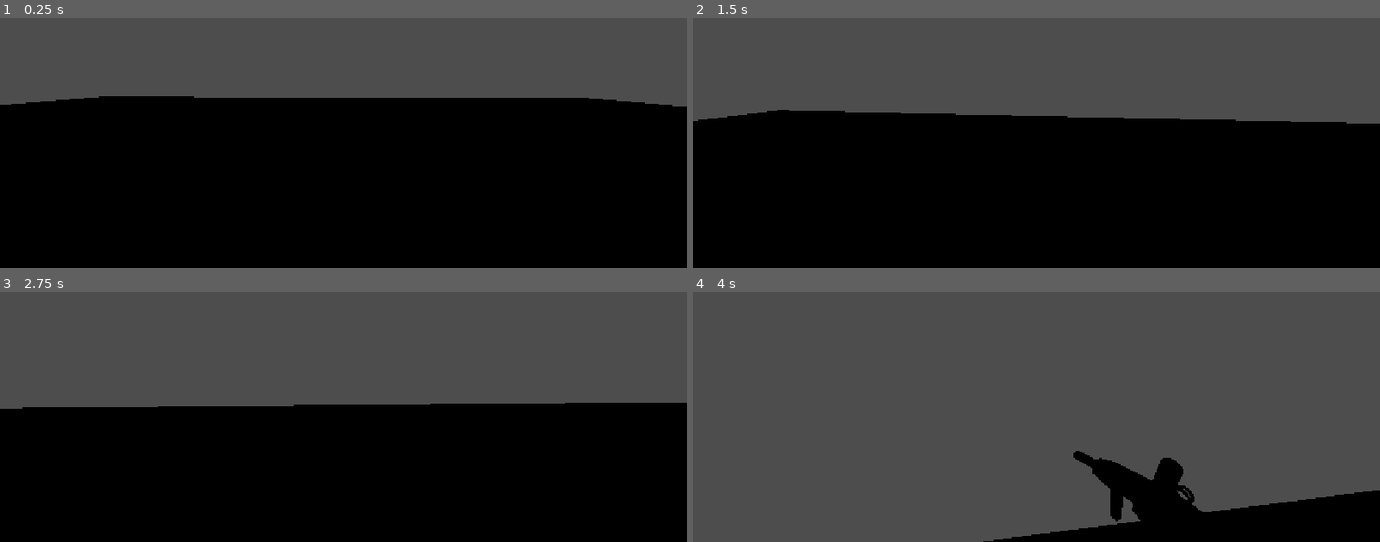
Above: before the commit, frames 1-4 (two rows, left to right).
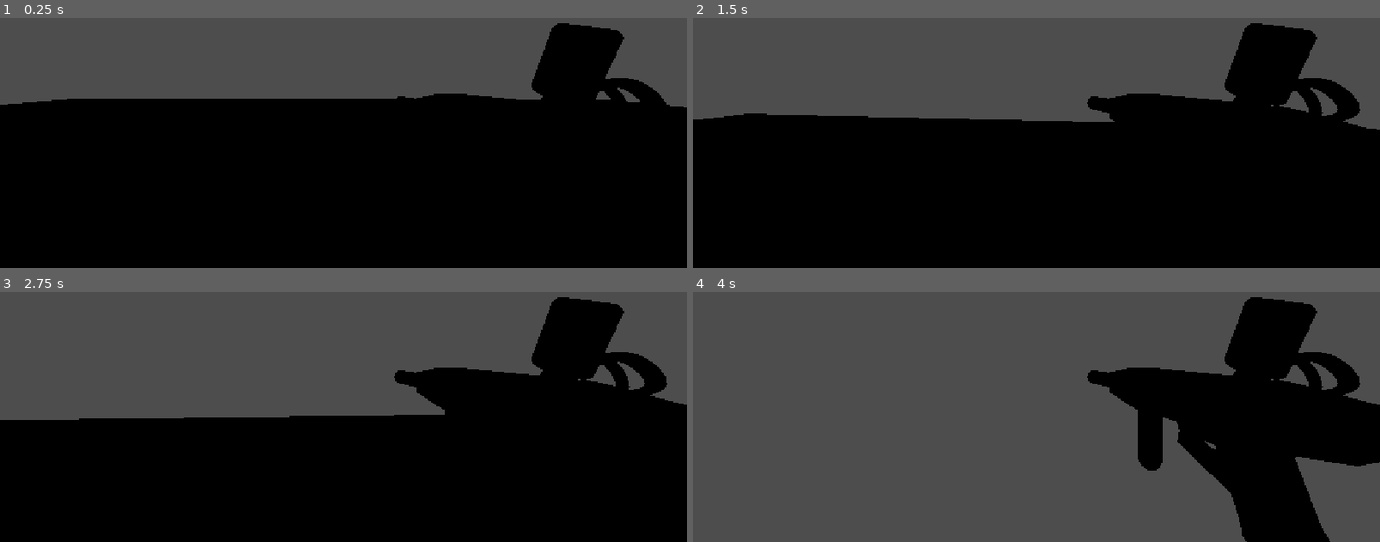
Above: after the commit, the same moments.

Repository: hazekekec52-sudo/-MuseumSpil
Game: Godot game, scene res://node_3d.tscn
Two runs of this game, one before a commit and one after it. Both use one fixed random seed, a clock stepped at 60 frames per second and the inputs below.
Inputs (mouse positions are in pixels of both pictures, inside the frame that each line leads up to):
- Up to frame 1 (0.25 s): no input
- Up to frame 2 (1.5 s): tap Enter at 0.5 s; move the mouse to (1070, 73) at 0.52 s; hold W from 0.53 s (still down); click (1070, 73) at 0.67 s; tap Space at 0.77 s; move the mouse to (1002, 75) at 1.27 s
- Up to frame 3 (2.75 s): keep holding W; tap Space at 1.52 s; move the mouse to (357, 342) at 2.02 s
- Up to frame 4 (4 s): keep holding W; move the mouse to (1029, 354) at 2.77 s; click (1029, 354) at 2.92 s; tap Space at 3.02, 3.77 s; move the mouse to (1084, 354) at 3.52 s

The runs differ from the first frame. In frame 1, 4.0% of the frame differs, in the area x 1-100%, y 2-36%; in frame 2, 7.6%; in frame 3, 11%; in frame 4, 25%, in the area x 42-100%, y 2-100%.

Commit message:
Add files via upload

Diff:
--- a/storm-p/storm-p/Spiller.tscn
+++ b/storm-p/storm-p/Spiller.tscn
@@ -1,4 +1,7 @@
 [gd_scene format=3 uid="uid://bwnhnqadmab3s"]
+
+[ext_resource type="Texture2D" uid="uid://cqwrx18sal3x3" path="res://våben.png" id="1_petdw"]
+[ext_resource type="ArrayMesh" uid="uid://co4a0rfn5v7lo" path="res://malerpistolos.obj" id="2_u7gbl"]
 
 [sub_resource type="GDScript" id="GDScript_w6gvy"]
 script/source = "
@@ -87,6 +90,9 @@
 [sub_resource type="ConvexPolygonShape3D" id="ConvexPolygonShape3D_nindv"]
 points = PackedVector3Array(-0.12520654, -0.532801, -0.4805069, 0.022783129, 0.4760704, 0.49888408, 0.16971254, 0.55914 …(1084 unchanged characters)…
 
+[sub_resource type="StandardMaterial3D" id="StandardMaterial3D_petdw"]
+albedo_texture = ExtResource("1_petdw")
+
 [node name="Player" type="CharacterBody3D" unique_id=567520607]
 script = SubResource("GDScript_w6gvy")
 
@@ -100,3 +106,8 @@
 
 [node name="Camera3D" type="Camera3D" parent="." unique_id=1828959719]
 transform = Transform3D(1, 0, 0, 0, 1, 0, 0, 0, 1, 0, 1.6356637, -0.40668952)
+
+[node name="Malerpistolos" type="MeshInstance3D" parent="Camera3D" unique_id=1096498231]
+transform = Transform3D(-0.41788083, 0, -0.120833, 0, 0.435, 0, 0.120833, 0, -0.41788083, 0.724, -1.6206638, -0.5323105)
+material_override = SubResource("StandardMaterial3D_petdw")
+mesh = ExtResource("2_u7gbl")
--- a/storm-p/storm-p/node_3d.tscn
+++ b/storm-p/storm-p/node_3d.tscn
@@ -1,7 +1,5 @@
 [gd_scene format=3 uid="uid://dpocvvabd3tc3"]
 
-[ext_resource type="Texture2D" uid="uid://cqwrx18sal3x3" path="res://våben.png" id="1_noarx"]
-[ext_resource type="ArrayMesh" uid="uid://co4a0rfn5v7lo" path="res://malerpistolos.obj" id="2_a0tk4"]
 [ext_resource type="PackedScene" uid="uid://bwnhnqadmab3s" path="res://Spiller.tscn" id="3_a0tk4"]
 
 [sub_resource type="PlaneMesh" id="PlaneMesh_7vx3n"]
@@ -11,23 +9,6 @@
 
 [sub_resource type="ConcavePolygonShape3D" id="ConcavePolygonShape3D_a0tk4"]
 data = PackedVector3Array(1, 0, 1, -1, 0, 1, 1, 0, -1, -1, 0, 1, -1, 0, -1, 1, 0, -1)
-
-[sub_resource type="StandardMaterial3D" id="StandardMaterial3D_jka67"]
-albedo_texture = ExtResource("1_noarx")
-
-[sub_resource type="GDScript" id="GDScript_w6gvy"]
-script/source = "extends MeshInstance3D
-
-
-# Called when the node enters the scene tree for the first time.
-func _ready() -> void:
-	pass # Replace with function body.
-
-
-# Called every frame. 'delta' is the elapsed time since the previous frame.
-func _process(delta: float) -> void:
-	pass
-"
 
 [node name="Node3D" type="Node3D" unique_id=175385526]
 
@@ -45,10 +26,4 @@
 shape = SubResource("ConcavePolygonShape3D_a0tk4")
 
 [node name="Player" parent="." unique_id=567520607 instance=ExtResource("3_a0tk4")]
-transform = Transform3D(1, 0, 0, 0, 1, 0, 0, 0, 1, -0.16497016, 0.27833414, 1.0886)
-
-[node name="Malerpistolos" type="MeshInstance3D" parent="Player" unique_id=1107480224]
-transform = Transform3D(-0.27000773, 0, -0.16223696, 0, 0.315, 0, 0.16223696, 0, -0.27000773, 0.7569738, -0.22906041, -1.5722755)
-material_override = SubResource("StandardMaterial3D_jka67")
-mesh = ExtResource("2_a0tk4")
-script = SubResource("GDScript_w6gvy")
+transform = Transform3D(1, 0, 0, 0, 1, 0, 0, 0, 1, 0.035630256, 0.2913432, -0.42335325)
